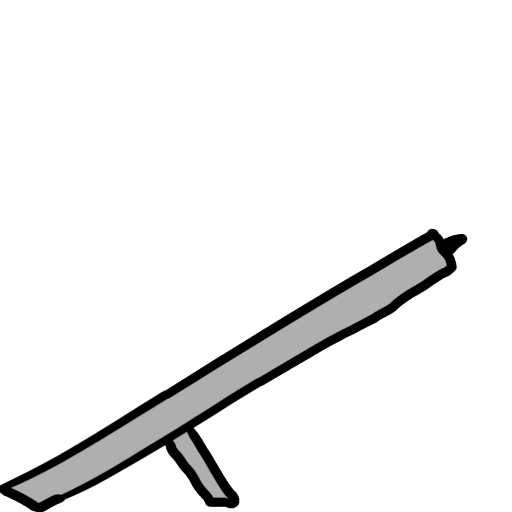
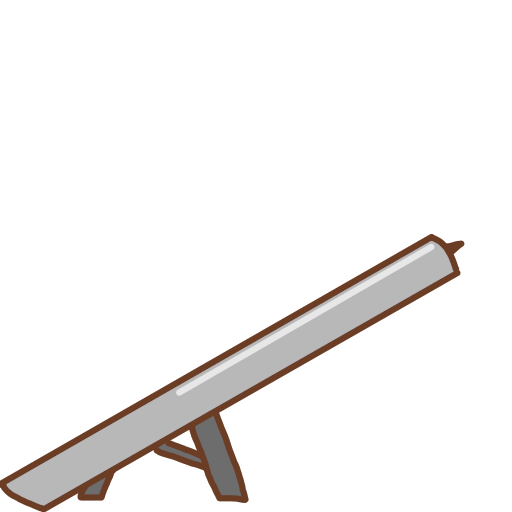
Revision of a layered 512×512 image; what changed, layer by layer:
added layer "Paint Layer 3" above "Paint Layer 2" over [left=0, top=228, right=468, bottom=512]
added layer "Paint Layer 2" above "Background" over [left=0, top=228, right=468, bottom=512]
hid "Background", painted on it over [left=0, top=228, right=468, bottom=512]
hid "Paint Layer 1", painted on it over [left=0, top=228, right=468, bottom=512]
